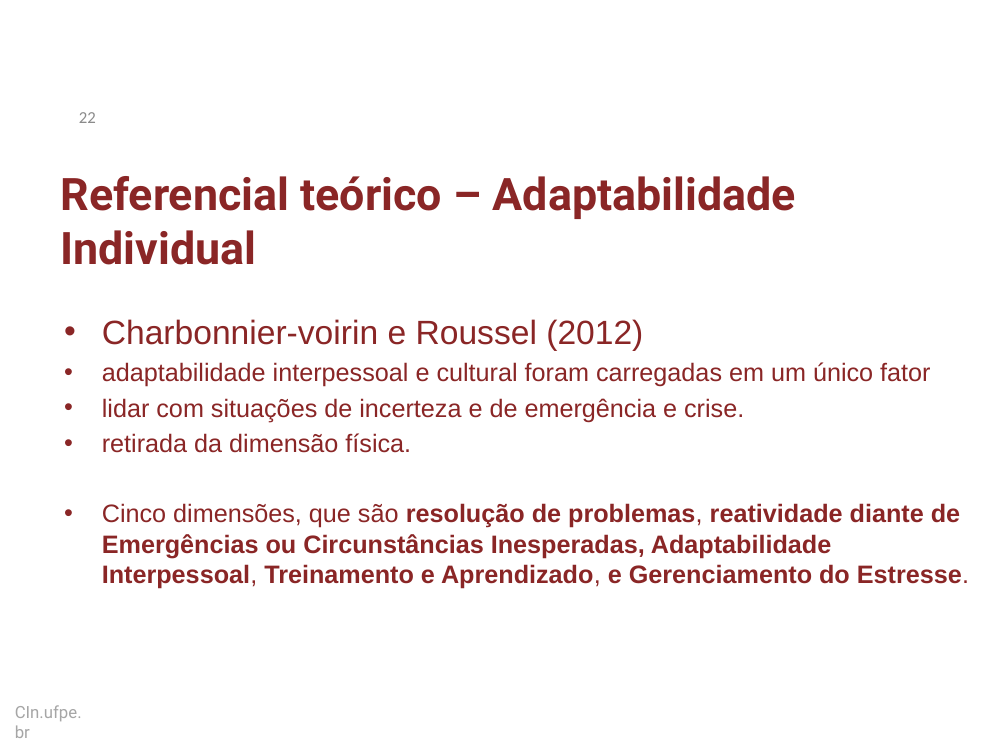
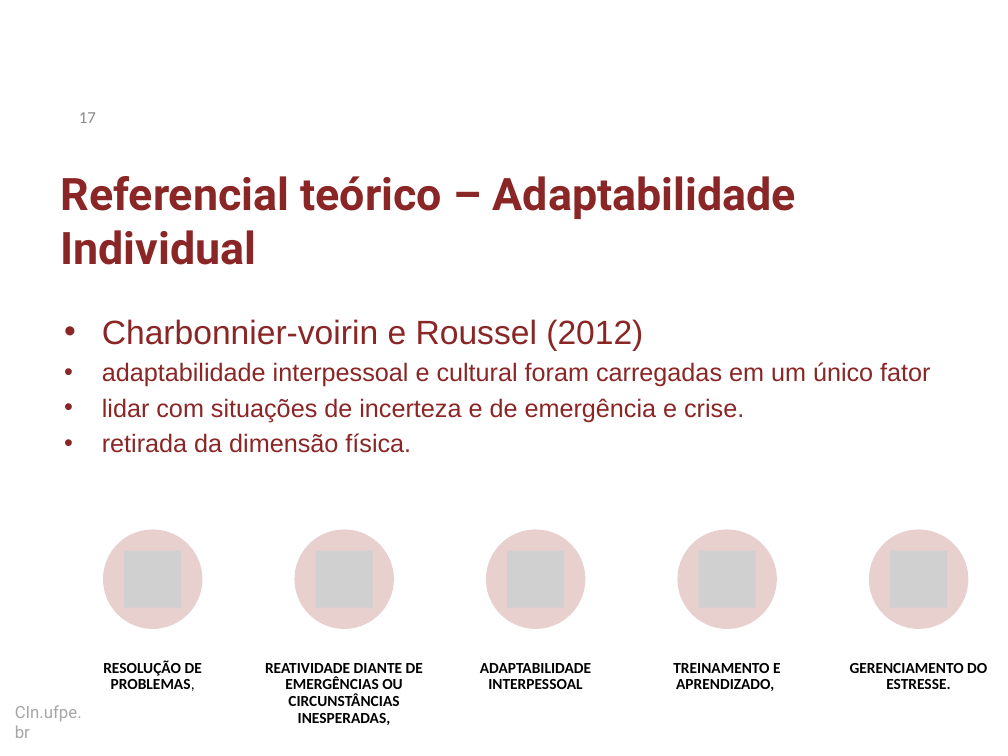
Before and after one commit to dan1lo/doutoradoR, a slide deck: slide 17 of apresentacao doutorado simplificado.pptx (slide 22 before the commit). Drawn at 1008x756 pixels with LibreOffice and Linux fonts; fonts in the diff are those of the drawing; grey boxes stand for pictures; background and template pictures are left out. Boxes give left, top, right and bottom in pixels: in the first picture for what was removed or moved away, otherwise in the second. Text is boxed around its words. In the diff, an @@ line names an element or a change of style, - is before the commit and + after.

```diff
--- a/apresentacao doutorado simplificado.pptx
+++ b/apresentacao doutorado simplificado.pptx
@@ page number at [79,112,96,123]: text changed @@
-22
+17
@@ text at [102,503,969,589]: paragraph removed @@
-• Cinco dimensões, que são resolução de problemas, reatividade diante de Emergências ou Circunstâncias Inesperadas, Adaptabilidade Interpessoal, Treinamento e Aprendizado, e Gerenciamento do Estresse.
@@ group added at [103,529,987,725]: 5 ellipses, 5 pictures, 5 texts @@
+RESOLUÇÃO DE PROBLEMAS,
+REATIVIDADE DIANTE DE EMERGÊNCIAS OU CIRCUNSTÂNCIAS INESPERADAS,
+ADAPTABILIDADE INTERPESSOAL
+TREINAMENTO E APRENDIZADO,
+GERENCIAMENTO DO ESTRESSE.
```
Also in this commit, not shown: 24 other slides changed, 2 slides added, 7 slides removed.
